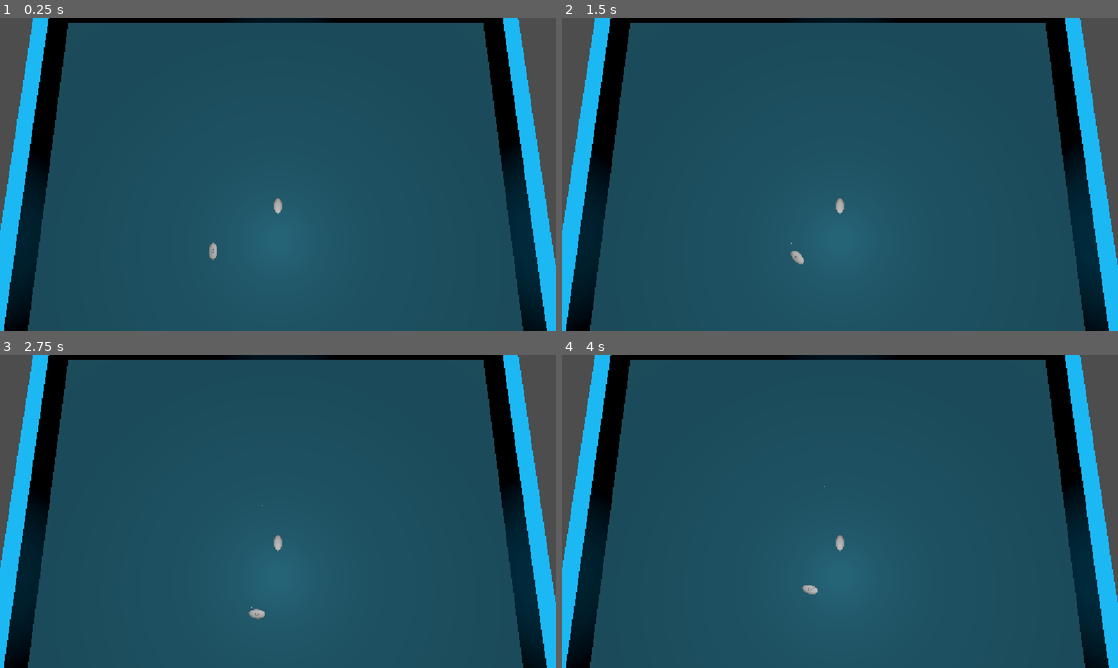
Above: before the commit, frames 1-4 (two rows, left to right).
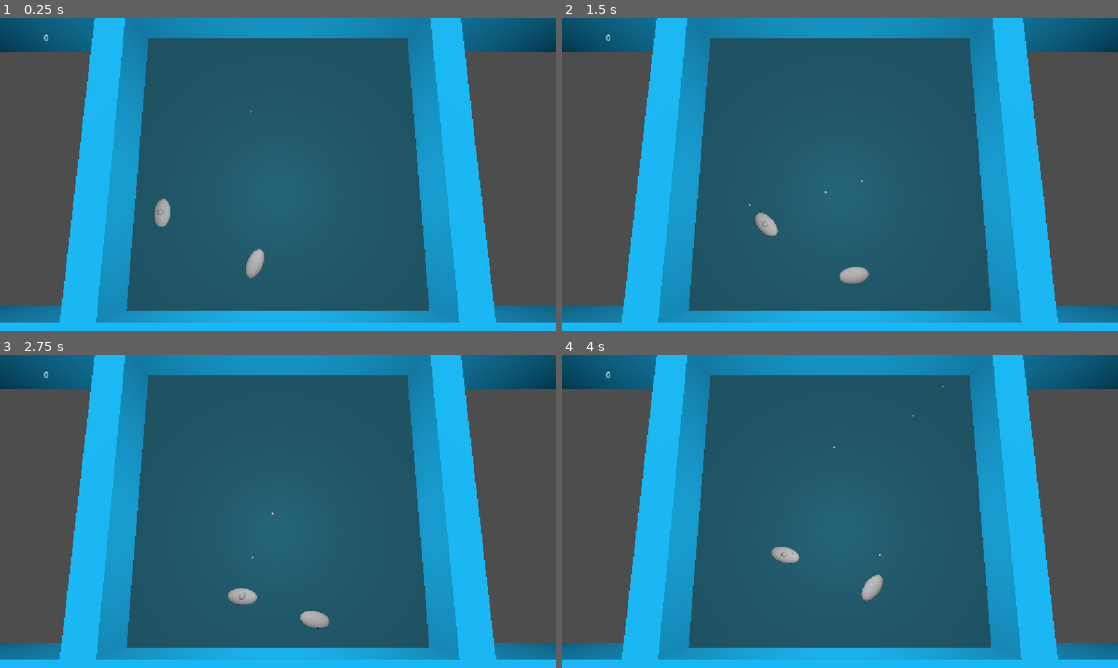
Above: after the commit, the same moments.

Repository: hizzamizza/Bubble-Core-0.5.0
Game: Godot game, scene res://main.tscn
Two runs of this game, one before a commit and one after it. Both use one fixed random seed, a clock stepped at 60 frames per second and the inputs below.
Inputs (mouse positions are in pixels of both pictures, inside the frame that each line leads up to):
- Up to frame 1 (0.25 s): no input
- Up to frame 2 (1.5 s): move the mouse to (962, 158) at 0.52 s; press the mouse at (962, 158) at 0.53 s; hold D (right) 0.53-1.28 s; move the mouse to (728, 190) at 1.27 s; release the mouse at (728, 190) at 1.28 s; hold S (down) from 1.28 s (still down); click (728, 190) at 1.35 s
- Up to frame 3 (2.75 s): move the mouse to (333, 442) at 2.02 s; release S (down) at 2.03 s; press the mouse at (333, 442) at 2.03 s; hold D (right) from 2.03 s (still down)
- Up to frame 4 (4 s): move the mouse to (812, 574) at 2.77 s; release D (right) at 2.78 s; release the mouse at (812, 574) at 2.78 s; hold W (up) 2.78-3.53 s; click (812, 574) at 2.85 s; move the mouse to (1006, 558) at 3.52 s; press the mouse at (1006, 558) at 3.53 s; hold A (left) from 3.53 s (still down)

The runs differ from the first frame. In frame 1, 53% of the frame differs, in the area x 0-100%, y 0-100%; in frame 2, 53%; in frame 3, 53%; in frame 4, 53%.

Commit message:
its a game lol
can kill endlessly respawning enemies and track a score

Diff:
--- a/buble-core-0.5.0/Scripts/Classes/Bullet.gd
+++ b/buble-core-0.5.0/Scripts/Classes/Bullet.gd
@@ -1,13 +1,16 @@
 class_name Bullet
 extends CharacterBody3D
 
+@export_range(1,10,.5) var speed : float = 2
+@export var damage : int = 1
+
 
 func _physics_process(delta: float) -> void:
-	velocity = -transform.basis.z
+	velocity = -transform.basis.z * speed
 	velocity.y = 0
-	print(position)
 	var collision_info = move_and_collide(velocity * delta)
 	if collision_info:
 		var hit_target = collision_info.get_collider()
 		if hit_target is TankBase:
-			hit_target.kill()
+			hit_target.hit(damage)
+		queue_free()
--- a/buble-core-0.5.0/Scripts/Classes/Controller.gd
+++ b/buble-core-0.5.0/Scripts/Classes/Controller.gd
@@ -4,4 +4,26 @@
 
 @export var control_target : TankBase
 
+
+var Kp : float = .4
+var Kd : float = .2
+
+
 @abstract func handle_inputs() -> void
+
+
+func _physics_process(_delta: float) -> void:
+	handle_inputs()
+
+
+func pid_move_to(target : Vector3) -> void:
+
+	var error = target - control_target.transform.origin
+	var error_derivative = control_target.velocity
+
+	var p_term = Kp * error
+	var d_term = Kd * error_derivative
+
+	var pid_output = p_term + d_term
+
+	control_target.move.emit(pid_output)
--- a/buble-core-0.5.0/Scripts/Classes/PlayerController.gd
+++ b/buble-core-0.5.0/Scripts/Classes/PlayerController.gd
@@ -4,10 +4,6 @@
 
 func _ready() -> void:
 	Locator.player = control_target
-
-
-func _physics_process(_delta: float) -> void:
-	handle_inputs()
 
 
 func handle_inputs() -> void:
--- /dev/null
+++ b/buble-core-0.5.0/Scripts/Classes/RandomMoveController.gd
@@ -0,0 +1,18 @@
+class_name RandMoveController
+extends Controller
+
+
+var move_target : Vector3
+
+
+func handle_inputs() -> void:
+
+	if !move_target:
+		move_target = Util.random_point_on_floor()
+
+	pid_move_to(move_target)
+
+	var distance_to = control_target.transform.origin.distance_to(move_target)
+
+	if distance_to <= 1:
+		move_target = Util.random_point_on_floor()
--- a/buble-core-0.5.0/Scripts/Classes/TankBase.gd
+++ b/buble-core-0.5.0/Scripts/Classes/TankBase.gd
@@ -5,11 +5,12 @@
 @export var move_speed : float
 @export var rotate_speed : float
 
-@export var gun : Node3D
-@export var camera : Camera3D
-@export var plane : MeshInstance3D
+@export var gun : Weapon
 
-@export var shoot_point : Node3D
+@export var health : int = 3
+
+signal on_death
+
 
 var gravity = 9.8
 var can_shoot : bool = true
@@ -42,9 +43,21 @@
 		transform = transform.interpolate_with(transform.looking_at(move_rotation_vector), rotate_speed * delta)
 		transform.origin += move_vector * delta * move_speed
 
-	transform.origin.y = .06 #magic number bad, should be put in a global somewhere
+	transform.origin.y = Util.def_y_height
 	move_and_slide()
 
 
-func kill() -> void:
-	print(self, ' i have died')
+func hit(damage : int = 0) -> void:
+	health -= damage
+	health = max(health, 0)
+	print(self, ' i have recieved %s damage, %s health left' % [damage, health])
+	if health == 0:
+		death()
+
+
+func death() -> void:
+	print('dead')
+	ScoreCounter.score += 1
+	print(ScoreCounter.score)
+	on_death.emit()
+	queue_free()
--- a/buble-core-0.5.0/Scripts/Classes/Weapon.gd
+++ b/buble-core-0.5.0/Scripts/Classes/Weapon.gd
@@ -6,6 +6,7 @@
 @export var cooldown : float
 @export var shoot_from : Array[Node3D]
 @export var bullet_scene_path : String
+
 var bullet_scene : PackedScene:
 	get():
 		if !bullet_scene:
--- a/buble-core-0.5.0/Scripts/Static Classes/Locator.gd
+++ b/buble-core-0.5.0/Scripts/Static Classes/Locator.gd
@@ -3,3 +3,4 @@
 
 
 static var player : TankBase # currently set in PlayerController _ready
+static var floor_mesh : MeshInstance3D # currently set by main
--- /dev/null
+++ b/buble-core-0.5.0/Scripts/Static Classes/Score.gd
@@ -0,0 +1,5 @@
+class_name ScoreCounter
+extends Node
+
+
+static var score : int = 0
--- /dev/null
+++ b/buble-core-0.5.0/Scripts/Static Classes/Util.gd
@@ -0,0 +1,14 @@
+class_name Util
+extends Node
+
+
+static var def_y_height = 0.06
+
+
+static func random_point_on_floor() -> Vector3:
+	var base_mesh = Locator.floor_mesh
+	var x_offset = base_mesh.mesh.size.x/2
+	var z_offset = base_mesh.mesh.size.y/2
+	var x_val = randf_range(-x_offset, x_offset)
+	var z_val = randf_range(-z_offset, z_offset)
+	return Vector3(x_val, def_y_height, z_val)
--- a/buble-core-0.5.0/bullet.tscn
+++ b/buble-core-0.5.0/bullet.tscn
@@ -3,13 +3,14 @@
 [ext_resource type="Script" uid="uid://ukp6v72ux421" path="res://Scripts/Classes/Bullet.gd" id="1_v7oki"]
 
 [sub_resource type="SphereShape3D" id="SphereShape3D_cimh6"]
-radius = 0.018447908
+radius = 0.036
 
 [node name="bullet" type="CharacterBody3D" unique_id=2126118623]
 script = ExtResource("1_v7oki")
+speed = 5.0
 
 [node name="CSGSphere3D" type="CSGSphere3D" parent="." unique_id=1836244386]
-radius = 0.02
+radius = 0.04
 
 [node name="CollisionShape3D" type="CollisionShape3D" parent="." unique_id=558767196]
 shape = SubResource("SphereShape3D_cimh6")
--- /dev/null
+++ b/buble-core-0.5.0/main.gd
@@ -0,0 +1,20 @@
+extends Node3D
+
+
+@export var dummy_tank : TankBase
+@export var base_mesh : MeshInstance3D
+
+
+signal new_target_needed
+
+func _ready() -> void:
+	Locator.floor_mesh = base_mesh
+	make_target()
+
+
+func make_target() -> void:
+	var new_target = dummy_tank.duplicate()
+	new_target.transform.origin = Util.random_point_on_floor()
+	add_child(new_target)
+	new_target.on_death.connect(make_target)
+	print(new_target.transform.origin)
--- a/buble-core-0.5.0/main.tscn
+++ b/buble-core-0.5.0/main.tscn
@@ -1,12 +1,15 @@
 [gd_scene format=3 uid="uid://dnboc0f0rww4d"]
 
 [ext_resource type="PackedScene" uid="uid://d0on0ih2vmiuq" path="res://tank.tscn" id="1_ig7tw"]
+[ext_resource type="Script" uid="uid://bstkgwphlefiq" path="res://main.gd" id="1_lquwl"]
 [ext_resource type="PackedScene" uid="uid://csshvi7odn0at" path="res://bullet.tscn" id="2_0xm2m"]
 [ext_resource type="Script" uid="uid://ccl1pq3uoogha" path="res://Scripts/Classes/PlayerController.gd" id="2_1bvp3"]
 [ext_resource type="PackedScene" uid="uid://dovyuocaxtfps" path="res://gun.tscn" id="3_1bvp3"]
+[ext_resource type="Script" uid="uid://bjmin7su2s86p" path="res://Scripts/Classes/RandomMoveController.gd" id="6_7mycd"]
+[ext_resource type="Script" uid="uid://ip766mrox2i8" path="res://score label.gd" id="7_272bh"]
 
 [sub_resource type="PlaneMesh" id="PlaneMesh_cimh6"]
-size = Vector2(30, 30)
+size = Vector2(10, 10)
 
 [sub_resource type="StandardMaterial3D" id="StandardMaterial3D_p7pei"]
 albedo_color = Color(7.2196127e-07, 0.26996812, 0.33480123, 1)
@@ -32,14 +35,15 @@
 [sub_resource type="BoxShape3D" id="BoxShape3D_7mycd"]
 size = Vector3(1.0561523, 1, 1)
 
-[node name="Main" type="Node3D" unique_id=430554001]
+[node name="Main" type="Node3D" unique_id=430554001 node_paths=PackedStringArray("dummy_tank", "base_mesh")]
+script = ExtResource("1_lquwl")
+dummy_tank = NodePath("Dummy")
+base_mesh = NodePath("Floor Mesh")
 
-[node name="Player" parent="." unique_id=935307446 node_paths=PackedStringArray("camera", "plane") instance=ExtResource("1_ig7tw")]
+[node name="Player" parent="." unique_id=935307446 instance=ExtResource("1_ig7tw")]
 transform = Transform3D(0.99999994, 0, 0, 0, 1, 0, 0, 0, 0.99999994, -3.972, 0.06, 1.796)
 move_speed = 2.0
 rotate_speed = 4.0
-camera = NodePath("../Camera3D")
-plane = NodePath("../MeshInstance3D")
 
 [node name="PlayerController" type="Node3D" parent="Player" unique_id=1174348534 node_paths=PackedStringArray("control_target")]
 script = ExtResource("2_1bvp3")
@@ -53,33 +57,37 @@
 bullet_scene_path = "uid://csshvi7odn0at"
 
 [node name="Camera3D" type="Camera3D" parent="." unique_id=1636048053]
-transform = Transform3D(1, 5.454855e-08, -4.928014e-08, 3.7162692e-08, 0.20327815, 0.979121, 6.342721e-08, -0.979121, 0.20327815, 0, 22.80472, 1.695179)
+transform = Transform3D(1, 5.454855e-08, -4.928014e-08, 3.7162692e-08, 0.20327815, 0.979121, 6.342721e-08, -0.979121, 0.20327815, 0, 12.618317, 3.031971)
 keep_aspect = 0
 size = 11.352002
 
 [node name="DirectionalLight3D" type="DirectionalLight3D" parent="." unique_id=1570585848]
 transform = Transform3D(1, 0, 0, 0, -0.00037924846, 0.99999994, 0, -0.99999994, -0.00037924846, 0, 3, 0)
 
-[node name="MeshInstance3D" type="MeshInstance3D" parent="." unique_id=818786588]
-transform = Transform3D(1, 0, 0, 0, 1, 0, 0, 0, 1, 0.032735825, 0.01808536, 0.00820899)
+[node name="Floor Mesh" type="MeshInstance3D" parent="." unique_id=818786588]
 mesh = SubResource("PlaneMesh_cimh6")
 surface_material_override/0 = SubResource("StandardMaterial3D_p7pei")
 
-[node name="StaticBody3D" type="StaticBody3D" parent="MeshInstance3D" unique_id=1422474650]
+[node name="StaticBody3D" type="StaticBody3D" parent="Floor Mesh" unique_id=1422474650]
 
-[node name="CollisionShape3D" type="CollisionShape3D" parent="MeshInstance3D/StaticBody3D" unique_id=425097965]
+[node name="CollisionShape3D" type="CollisionShape3D" parent="Floor Mesh/StaticBody3D" unique_id=425097965]
 shape = SubResource("BoxShape3D_0xm2m")
 
 [node name="bullet" parent="." unique_id=2126118623 instance=ExtResource("2_0xm2m")]
 transform = Transform3D(1, 0, 0, 0, 1, 0, 0, 0, 1, -0.9977931, 0.18272603, -0.6383916)
 
 [node name="Dummy" parent="." unique_id=939373103 instance=ExtResource("1_ig7tw")]
-transform = Transform3D(0.99999994, 0, 0, 0, 1, 0, 0, 0, 0.99999994, 0, 0, -1)
+transform = Transform3D(0.99999994, 0, 0, 0, 1, 0, 0, 0, 0.99999994, -21.24524, 0, 11.812988)
 move_speed = 1.0
 rotate_speed = 1.0
 
+[node name="RandMoveController" type="Node3D" parent="Dummy" unique_id=819474042 node_paths=PackedStringArray("control_target")]
+script = ExtResource("6_7mycd")
+control_target = NodePath("..")
+metadata/_custom_type_script = "uid://bjmin7su2s86p"
+
 [node name="MeshInstance3D2" type="MeshInstance3D" parent="." unique_id=606424451]
-transform = Transform3D(29.256977, 0, 0, 0, 3.0844643, 0, 0, 0, 1, 0, 0.48882675, -14.410561)
+transform = Transform3D(29.256977, 0, 0, 0, 3.0844643, 0, 0, 0, 1, 0, 0.48882675, -5.477641)
 layers = 8
 mesh = SubResource("BoxMesh_6rw38")
 surface_material_override/0 = SubResource("StandardMaterial3D_6rw38")
@@ -90,7 +98,7 @@
 shape = SubResource("BoxShape3D_h2yge")
 
 [node name="MeshInstance3D3" type="MeshInstance3D" parent="." unique_id=2108015161]
-transform = Transform3D(-1.2788631e-06, 0, 1, 0, 3.0844643, 0, -29.256977, 0, -4.371139e-08, 14.951441, 0.48882675, -0.22507668)
+transform = Transform3D(-1.2788631e-06, 0, 1, 0, 3.0844643, 0, -29.256977, 0, -4.371139e-08, 5.496703, 0.48882675, -0.22507668)
 layers = 8
 mesh = SubResource("BoxMesh_6rw38")
 surface_material_override/0 = SubResource("StandardMaterial3D_6rw38")
@@ -101,7 +109,7 @@
 shape = SubResource("BoxShape3D_1bvp3")
 
 [node name="MeshInstance3D4" type="MeshInstance3D" parent="." unique_id=1593719564]
-transform = Transform3D(-1.2788631e-06, 0, 1, 0, 3.0844643, 0, -29.256977, 0, -4.371139e-08, -15.252619, 0.48882675, -0.22507668)
+transform = Transform3D(-1.2788631e-06, 0, 1, 0, 3.0844643, 0, -29.256977, 0, -4.371139e-08, -5.507168, 0.48882675, -0.22507668)
 layers = 8
 mesh = SubResource("BoxMesh_6rw38")
 surface_material_override/0 = SubResource("StandardMaterial3D_6rw38")
@@ -112,7 +120,7 @@
 shape = SubResource("BoxShape3D_lquwl")
 
 [node name="MeshInstance3D5" type="MeshInstance3D" parent="." unique_id=1133411967]
-transform = Transform3D(29.256977, 0, 0, 0, 3.0844643, 0, 0, 0, 1, 0.18034685, 0.48882675, 11.7113495)
+transform = Transform3D(29.256977, 0, 0, 0, 3.0844643, 0, 0, 0, 1, 0.18034685, 0.48882675, 5.498281)
 layers = 8
 mesh = SubResource("BoxMesh_6rw38")
 surface_material_override/0 = SubResource("StandardMaterial3D_6rw38")
@@ -126,3 +134,13 @@
 transform = Transform3D(1, 0, 0, 0, 1, 0, 0, 0, 1, 0, 1.8888903, 1.1290159)
 omni_range = 15.874
 omni_attenuation = 0.259
+
+[node name="CanvasLayer" type="CanvasLayer" parent="." unique_id=2037561610]
+
+[node name="Label" type="Label" parent="CanvasLayer" unique_id=421577142]
+offset_right = 192.0
+offset_bottom = 82.0
+text = "Score: "
+horizontal_alignment = 1
+vertical_alignment = 1
+script = ExtResource("7_272bh")
--- /dev/null
+++ b/buble-core-0.5.0/score label.gd
@@ -0,0 +1,5 @@
+extends Label
+
+
+func _process(_delta: float) -> void:
+	text = str(ScoreCounter.score)
Not shown, added: buble-core-0.5.0/Scripts/Classes/RandomMoveController.gd.uid
Not shown, added: buble-core-0.5.0/Scripts/Static Classes/Score.gd.uid
Not shown, added: buble-core-0.5.0/Scripts/Static Classes/Util.gd.uid
Not shown, added: buble-core-0.5.0/main.gd.uid
Not shown, added: buble-core-0.5.0/score label.gd.uid
